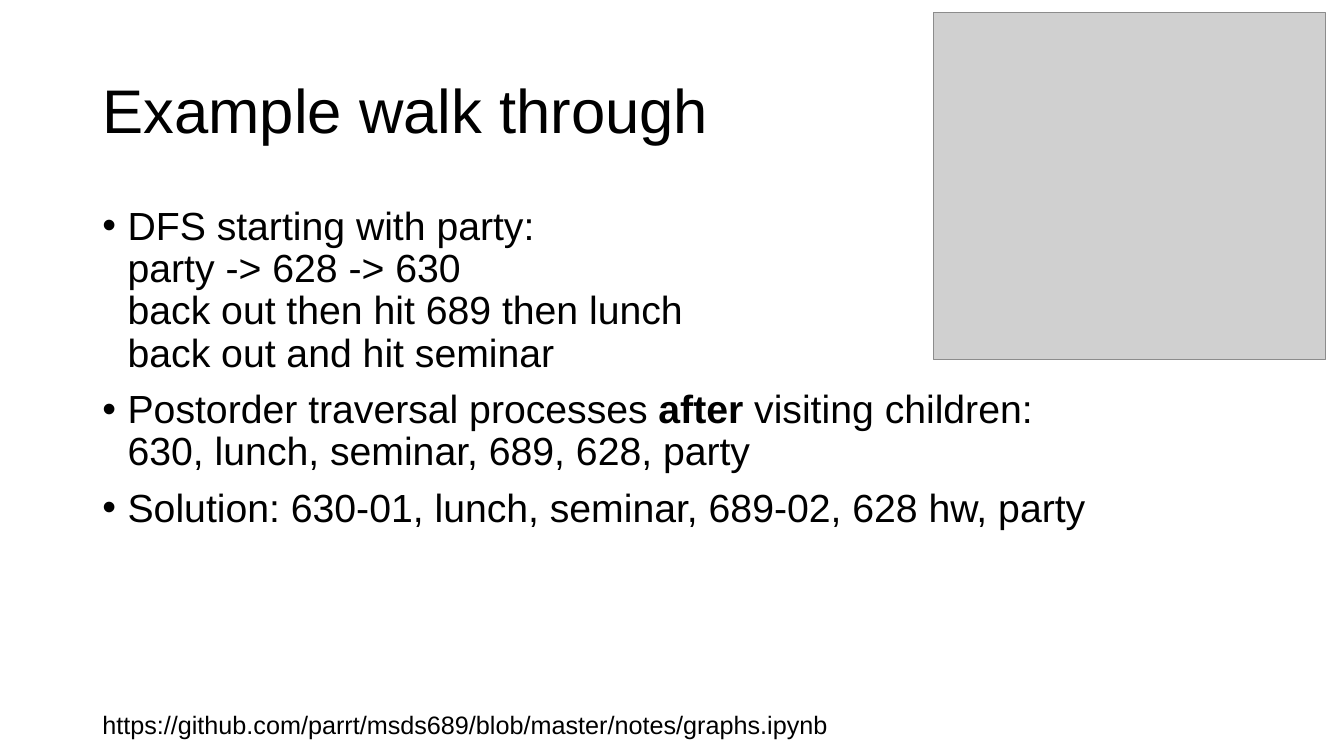
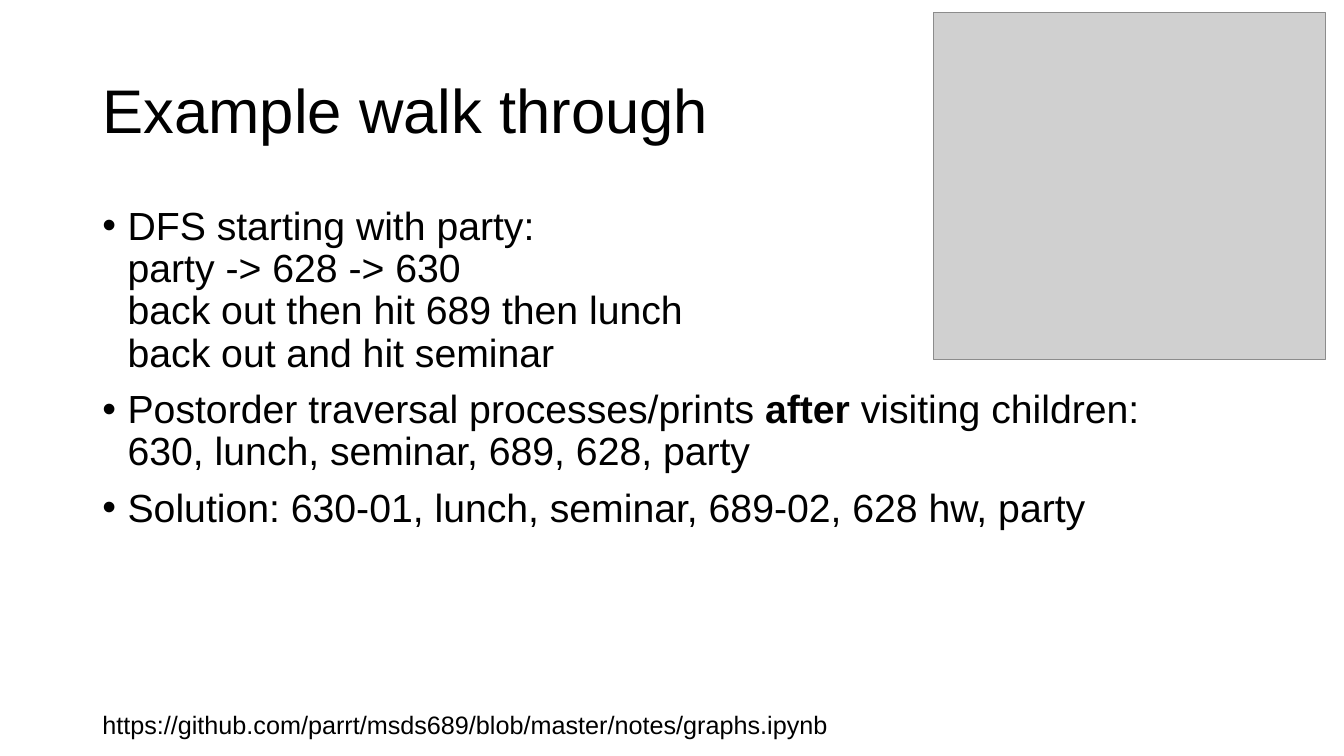
Before and after one commit to parrt/msds689, a slide deck: slide 24 of notes/graphs.pptx. Drawn at 1344x756 pixels with LibreOffice and Linux fonts; fonts in the diff are those of the drawing; grey boxes stand for pictures; background and template pictures are left out. Boxes give left, top, right and bottom in pixels: in the first picture for what was removed or moved away, otherwise in the second. Text is boxed around its words. In the diff, an @@ line names an element or a change of style, - is before the commit and + after.

```diff
--- a/notes/graphs.pptx
+++ b/notes/graphs.pptx
@@ text at (128,394,1139,473): text changed @@
-• Postorder traversal processes after visiting children:
-  630, lunch, seminar, 689, 628, party
+• Postorder traversal processes/prints after visiting children:
+  630, lunch, seminar, 689, 628, party
```
Also in this commit, not shown: 10 other slides changed, 2 other files.
